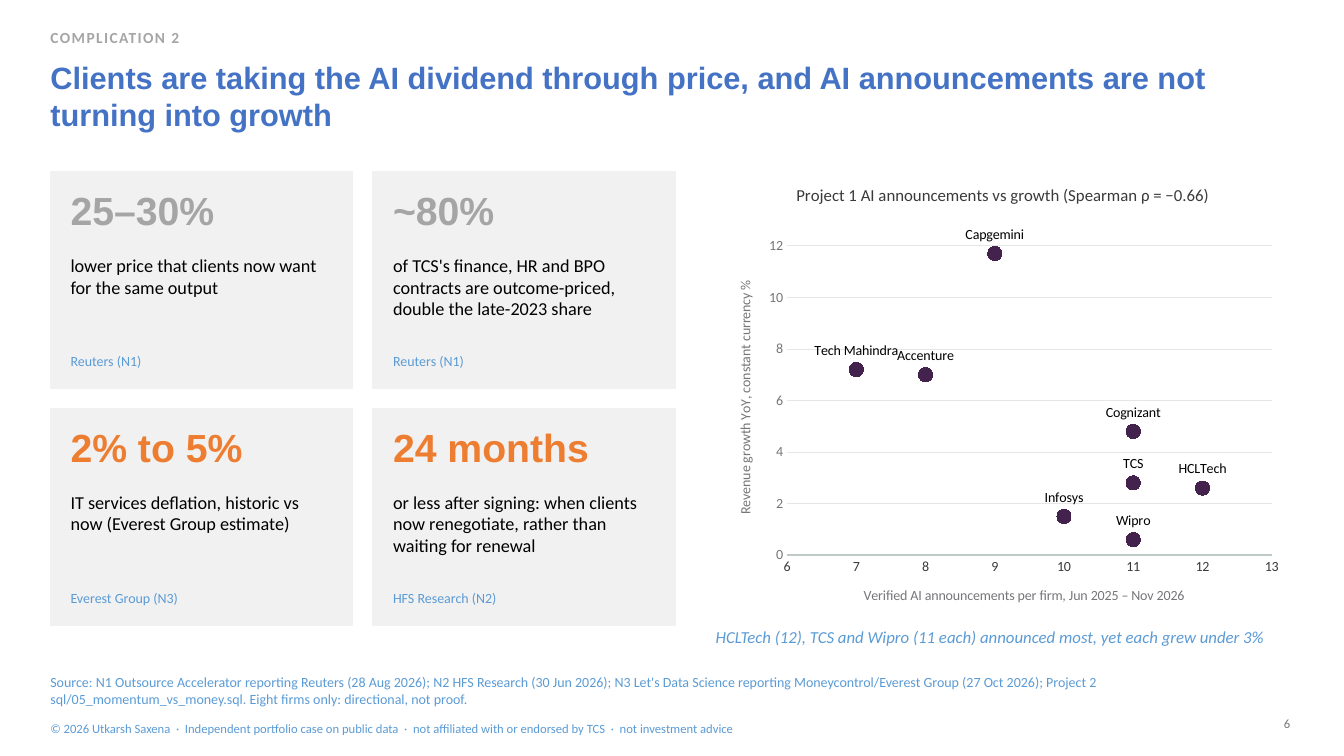
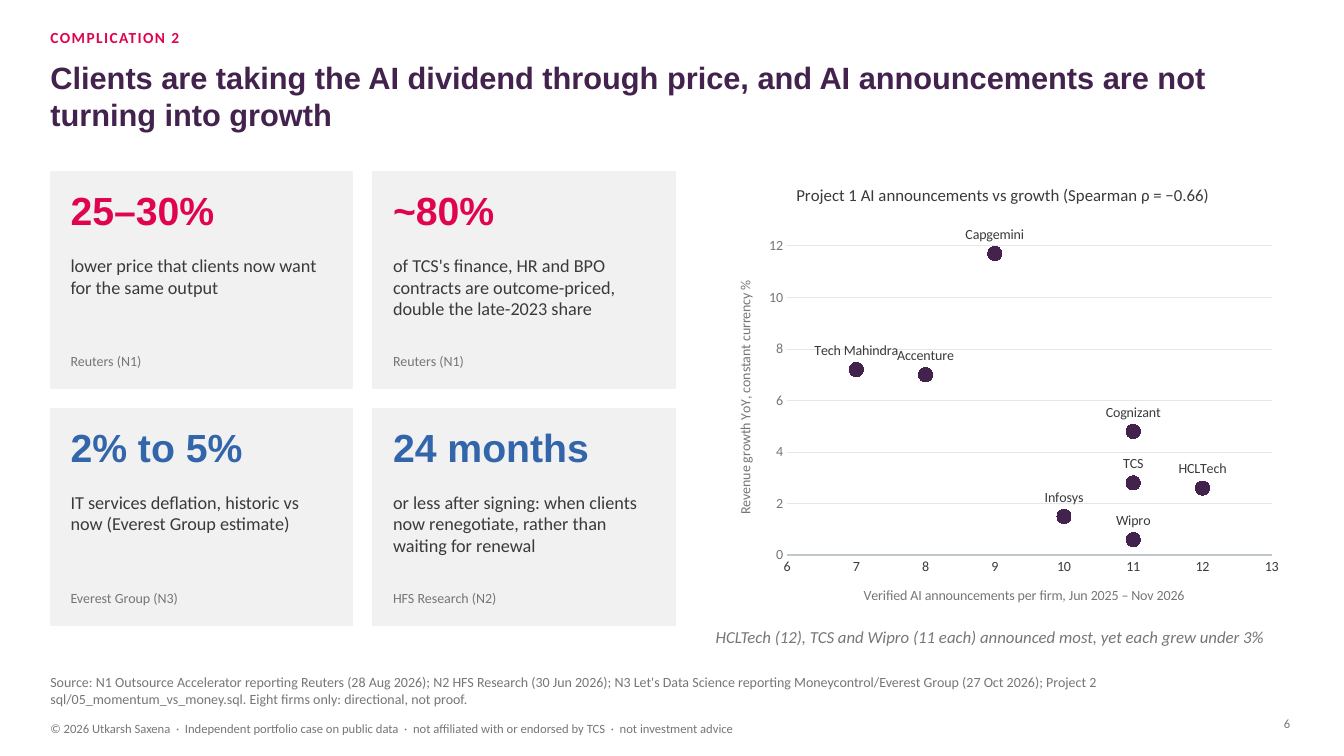
Before and after one commit to lokpriye96/ai-consulting-report-genai-services, a slide deck: slide 6 of outputs/TCS_AI_Deflation_Strategy.pptx. Drawn at 1344x756 pixels with LibreOffice and Linux fonts; fonts in the diff are those of the drawing. Boxes give left, top, right and bottom in pixels: in the first picture for what was removed or moved away, otherwise in the second. Text is boxed around its words. In the diff, an @@ line names an element or a change of style, - is before the commit and + after.

```diff
--- a/outputs/TCS_AI_Deflation_Strategy.pptx
+++ b/outputs/TCS_AI_Deflation_Strategy.pptx
@@ title "Clients are taking the AI ..." at bbox=[50, 66, 1205, 131]: text colour #4472C4 to #43224D @@
@@ scatter chart at bbox=[716, 166, 1291, 625] @@
@@ lettering changed @@
@@ text colour #A5A5A5 to #E0044E in 3 elements at bbox=[50, 33, 179, 43], bbox=[71, 197, 215, 226], bbox=[393, 197, 494, 226] @@
@@ text "2% to 5%" at bbox=[71, 434, 243, 463]: text colour #ED7D31 to #3265AA @@
@@ text "24 months" at bbox=[393, 433, 588, 463]: text colour #ED7D31 to #3265AA @@
@@ text colour #000000 to #3A3A3C in 4 elements at bbox=[71, 259, 316, 297], bbox=[393, 259, 615, 315], bbox=[71, 496, 299, 533], bbox=[393, 496, 637, 555] @@
@@ text colour #5B9BD5 to #76767A in 7 elements at bbox=[71, 356, 142, 368], bbox=[393, 356, 464, 368], bbox=[71, 593, 178, 605], bbox=[393, 593, 497, 605], bbox=[716, 631, 1263, 646], bbox=[50, 677, 1096, 707], bbox=[64, 724, 733, 735] @@
```
Also in this commit, not shown: 9 other slides changed, 16 other files.
